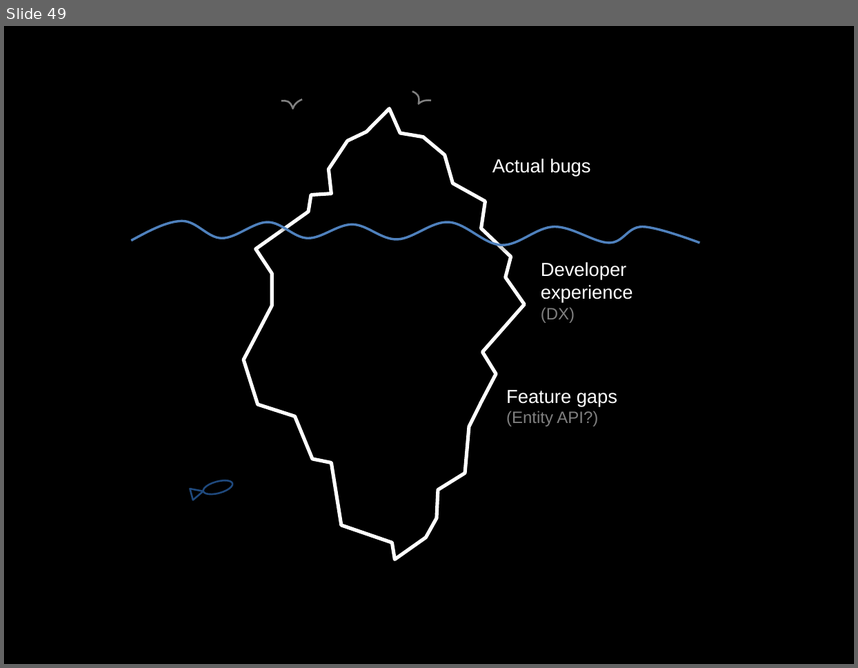
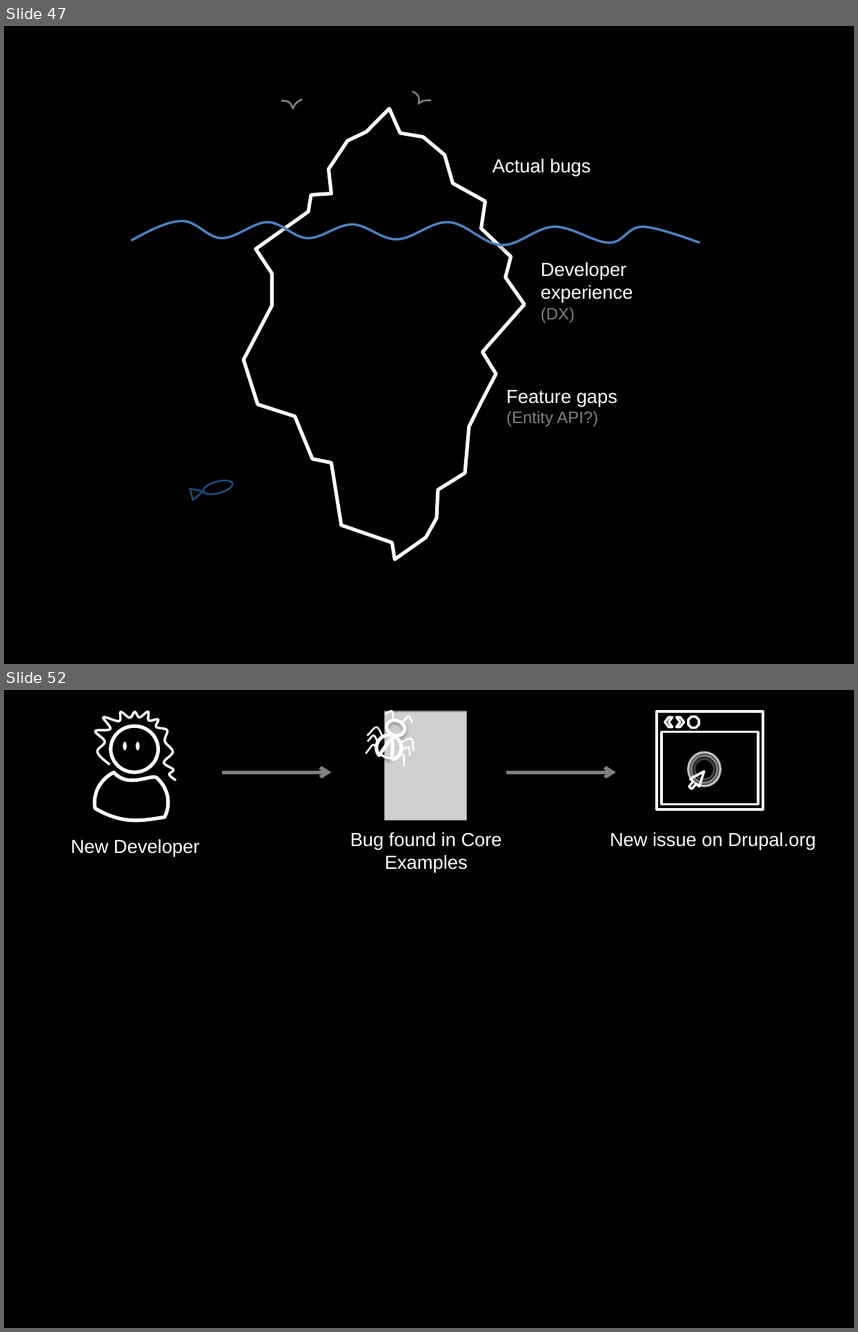
Before and after one commit to socketwench/exampleModuleAintCore, a slide deck: src/exampleModuleAintCore.pptx. Shown one above the other, each under a label of ours: slide 49 before the commit, slides 47 and 52 after it; the slides between them are not shown. The pictures are 858x668 and 858x1332 pixels, drawn with LibreOffice and Linux fonts; fonts in the diff are those of the drawing; grey boxes stand for pictures. Boxes give left, top, right and bottom in pixels: in the first picture for what was removed or moved away, otherwise in the second. Text is boxed around its words. In the diff, an @@ line names an element or a change of style, - is before the commit and + after.

Commit message:
Finished Examples Aint Contrib section.

```diff
--- a/src/exampleModuleAintCore.pptx
+++ b/src/exampleModuleAintCore.pptx
@@ slide 52 added at [4,690,854,1328], background #000000 @@
@@ group added at [95,711,176,821]: 3 ellipses, 2 freeform shapes @@
@@ picture added at [384,711,466,820] @@
@@ group added at [366,709,417,767]: 8 freeform shapes, 2 chord (boxed as its full ellipse)s, 1 ellipse, 1 arc (boxed as its full ellipse) @@
@@ group added at [657,711,763,809]: 4 ellipses, 2 rectangles, 2 chevrons, 1 octagon, 1 right arrow @@
@@ arrow added from (221, 773) to (331, 773), #808080 3 pt @@
@@ arrow added from (506, 773) to (616, 773), #808080 3 pt @@
@@ text added at [350,832,502,872], 16 pt, text #FFFFFF @@
+Bug found in Core Examples
@@ text added at [610,832,815,850], 16 pt, text #FFFFFF @@
+New issue on Drupal.org
@@ text added at [71,839,199,857], 16 pt, text #FFFFFF @@
+New Developer
@@ what was slide 49 is now slide 47 @@
```
Also in this commit, not shown: 1 slide changed, 13 other slides added, 1 slide removed, 9 other files.
